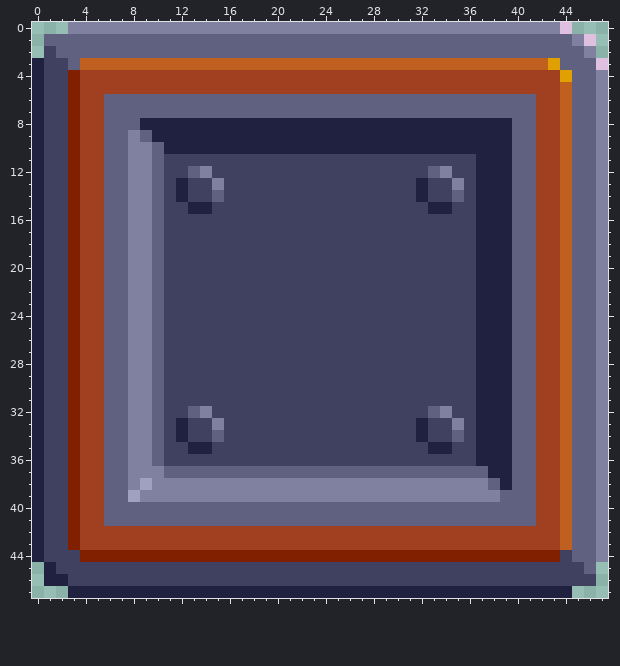
A pixel-art sprite gets an edit: data/texture/hud_square_border.png. The first picture shows the starting point.
The file is 48x48 pixels.
The result:
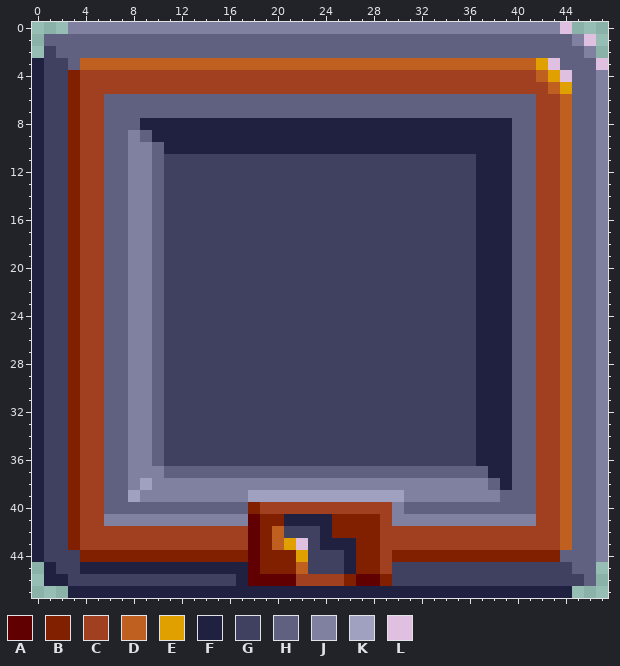
Palette (. is transparent): A #600000  B #802000  C #a04020  D #c06020  E #e0a000  F #202040  G #404060  H #606080  J #8080a0  K #a0a0c0  L #e0c0e0
The edit:
y 3: x 42..43 DE -> EL
y 4: x 42..44 CCE -> DEL
y 5: x 43..44 CD -> DE
y 12: x 13..14 HJ -> GG; x 33..34 HJ -> GG
y 13: x 12 F -> G; x 15 J -> G; x 32 F -> G; x 35 J -> G
y 14: x 12 F -> G; x 15 H -> G; x 32 F -> G; x 35 H -> G
y 15: x 13..14 FF -> GG; x 33..34 FF -> GG
y 32: x 13..14 HJ -> GG; x 33..34 HJ -> GG
y 33: x 12 F -> G; x 15 J -> G; x 32 F -> G; x 35 J -> G
y 34: x 12 F -> G; x 15 H -> G; x 32 F -> G; x 35 H -> G
y 35: x 13..14 FF -> GG; x 33..34 FF -> GG
y 39: x 18..30 JJJJJJJJJJJJJ -> KKKKKKKKKKKKK
y 40: x 18..30 HHHHHHHHHHHHH -> BCCCCCCCCCCCJ
y 41: x 6..41 HHHHHHHHHHHHHHHHHHHHHHHHHHHHHHHHHHHH -> JJJJJJJJJJJJABBFFFFBBBBCJJJJJJJJJJJJ
y 42: x 18..28 CCCCCCCCCCC -> ABDGGGFBBBB
y 43: x 18..28 CCCCCCCCCCC -> ABDELGFFFBB
y 44: x 18 B -> A; x 22..26 BBBBB -> EGGGF; x 29 B -> C; x 44 G -> H
y 45: x 4..22 GGGGGGGGGGGGGGGGGGG -> FFFFFFFFFFFFFFABBBD; x 26..29 GGGG -> FBBC; x 45 G -> H
y 46: x 17..29 GGGGGGGGGGGGG -> FAAAACCCCBAAB; x 46 G -> H
Boxes around the changes in both pictures, in picture pixels (x1, y1, x2, y2):
changed: (536, 58, 572, 94)
changed: (176, 166, 224, 214)
changed: (416, 166, 464, 214)
changed: (176, 406, 224, 454)
changed: (416, 406, 464, 454)
changed: (80, 490, 596, 586)
